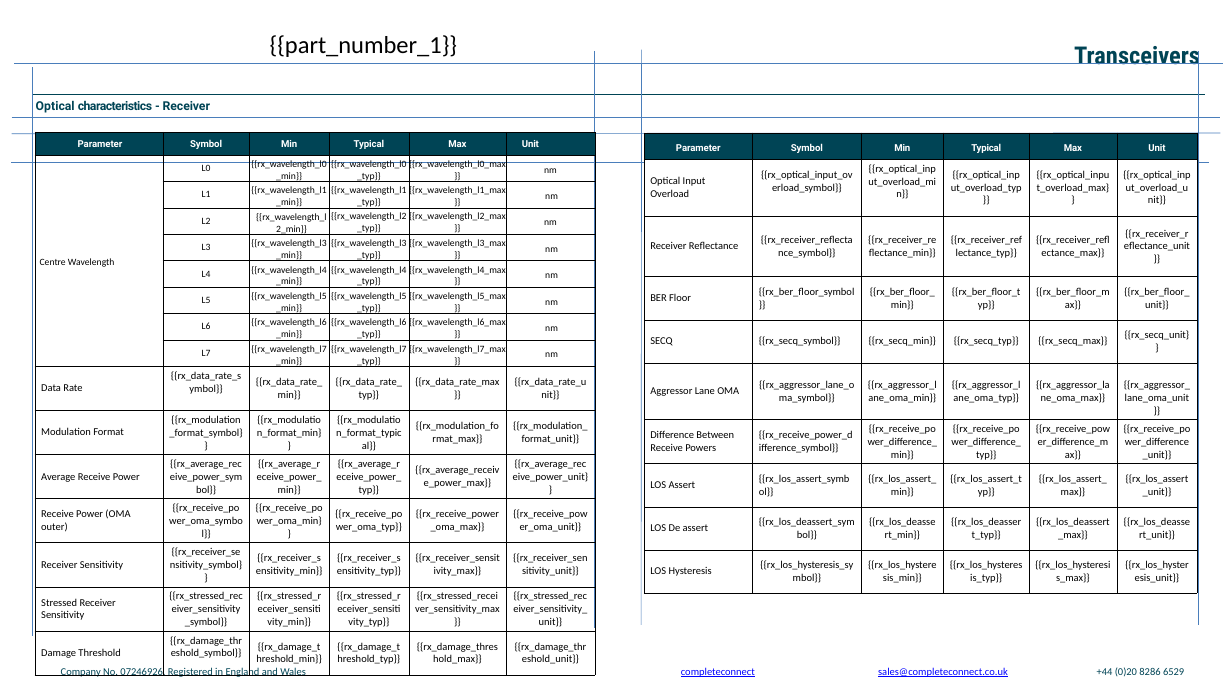
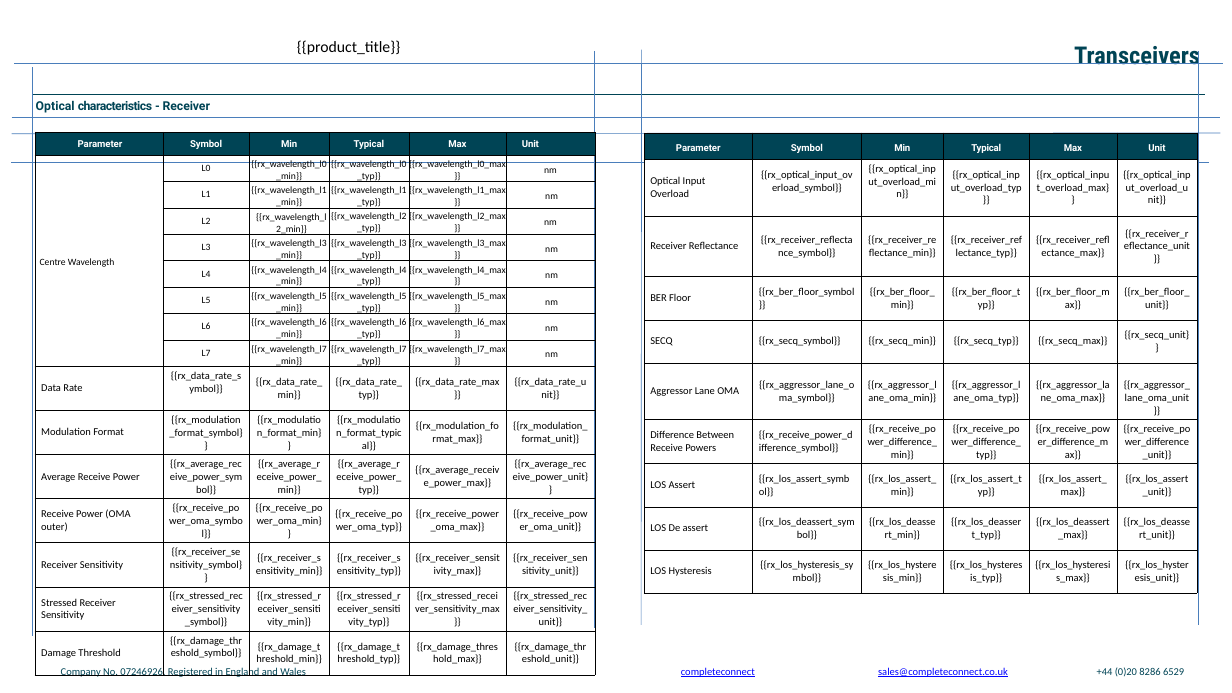
Before and after one commit to Sofiavenizelos/pptx-filler, a slide deck: slide 4 of template.pptx. Drawn at 1232x693 pixels with LibreOffice and Linux fonts; fonts in the diff are those of the drawing; background and template pictures are left out. Boxes give left, top, right and bottom in pixels: in the first picture for what was removed or moved away, otherwise in the second. Text is boxed around its words. In the diff, an @@ line names an element or a change of style, - is before the commit and + after.

```diff
--- a/template.pptx
+++ b/template.pptx
@@ text removed at <box>270,35,458,57</box> @@
-{{part_number_1}}
@@ text added at <box>297,40,400,55</box>, 18 pt, text #000000 @@
+{{product_title}}
```
Also in this commit, not shown: 6 other slides changed, 1 other file.
